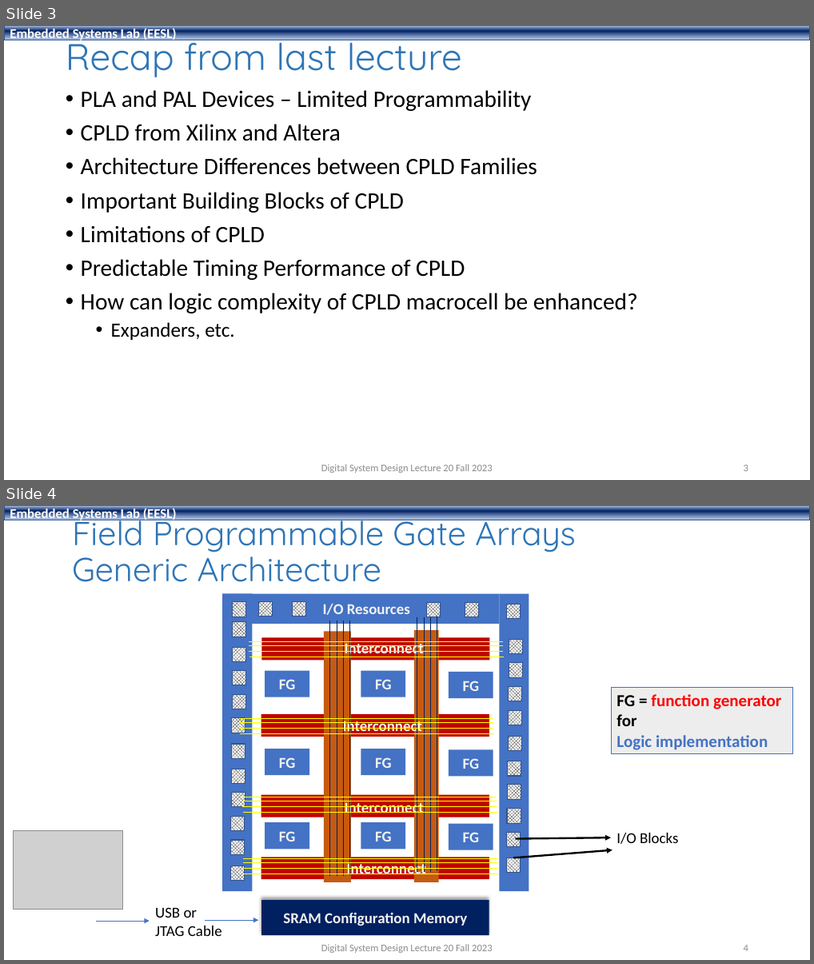
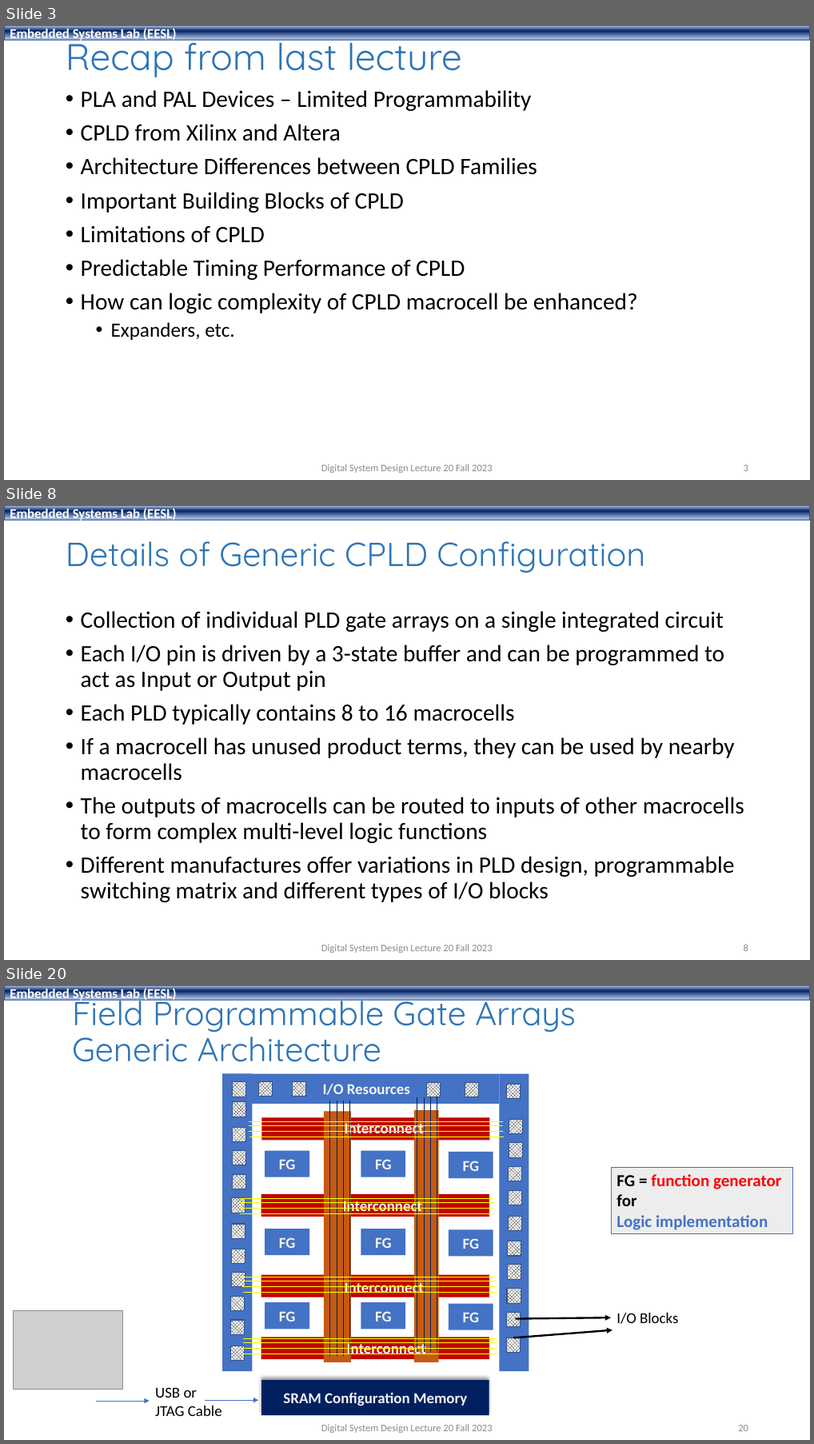
Before and after one commit to shahidmasud/shahidmasud.github.io, a slide deck: DSD_Lec20_Fall2023.ppsx. Shown one above the other, each under a label of ours: slides 3 and 4 before the commit, slides 3, 8 and 20 after it; the slides between them are not shown. The pictures are 814x964 and 814x1444 pixels, drawn with LibreOffice and Linux fonts; fonts in the diff are those of the drawing; grey boxes stand for pictures; background and template pictures are left out. Boxes give left, top, right and bottom in pixels: in the first picture for what was removed or moved away, otherwise in the second. Text is boxed around its words. In the diff, an @@ line names an element or a change of style, - is before the commit and + after.

```diff
--- a/DSD_Lec20_Fall2023.ppsx
+++ b/DSD_Lec20_Fall2023.ppsx
@@ slide 8 added at (4,506,810,960), background #FFFFFF; not listed: 1 template element that a slide beside it also shows @@
@@ title added at (66,541,646,573), 39.6 pt, text #2E75B6 @@
+Details of Generic CPLD Configuration
@@ text added at (81,611,745,902), 28 pt, text #000000 @@
+• Collection of individual PLD gate arrays on a single integrated circuit
+• Each I/O pin is driven by a 3-state buffer and can be programmed to act as Input or Output pin
+• Each PLD typically contains 8 to 16 macrocells
+• If a macrocell has unused product terms, they can be used by nearby macrocells
+• The outputs of macrocells can be routed to inputs of other macrocells to form complex multi-level logic functions
+• Different manufactures offer variations in PLD design, programmable switching matrix and different types of I/O blocks
@@ text added at (322,944,492,952), 12 pt, text #8C8C8C @@
+Digital System Design Lecture 20 Fall 2023
@@ page number added at (744,944,749,951), 12 pt, text #8C8C8C @@
+8
@@ what was slide 4 is now slide 20 @@
@@ page number at (738,1424,749,1431): text changed @@
-4
+20
```
Also in this commit, not shown: 2 slides changed, 15 other slides added.
